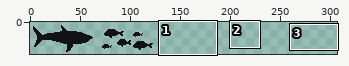
Two states of a sprite sheet, Assets/Art/export/background_fish.png. Above, an overview of the earlier version with the close-up marked.
Close-up. The starting point:
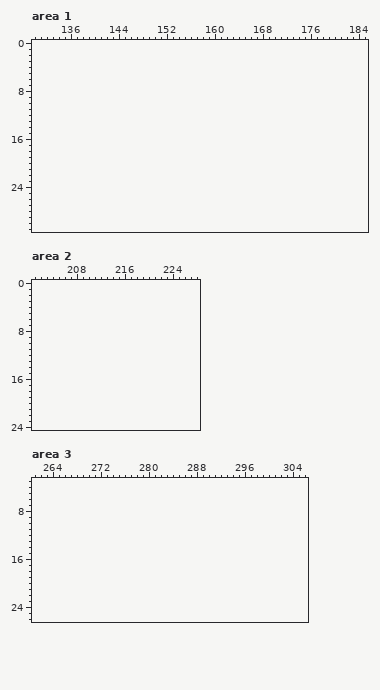
The file is 128x32 pixels. Shown: area 1: x 130..185, y 0..31; area 2: x 201..228, y 0..24; area 3: x 261..306, y 3..26. The old version is drawn lined up with the new one, on the new canvas. The wide view leaves out empty margins.
The result:
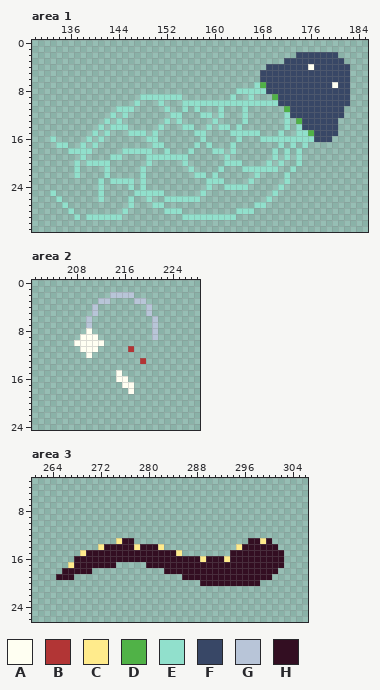
Palette (. is transparent): A #fffff2  B #b23535  C #ffeb8c  D #50b247  E #91e0cc  F #384766  G #b8c5d8  H #330e22
Commit: Add deep see background fish
Change:
canvas 128x32 -> 320x32
Changed rows in their new state; - is an unchanged pixel.
Area 1:
first column x 133:
 2 -----------------------------------------FFFFFFF--
 3 ---------------------------------------FFFFFFFFFF-
 4 ------------------------------------FFFFFFFAFFFFFF
 5 -----------------------------------FFFFFFFFFFFFFFF
 6 -----------------------------------FFFFFFFFFFFFFFF
 7 ----------------------------------EDFFFFFFFFFFFAFF
 8 -------------------------------EEEEEFFFFFFFFFFFFFF
 9 ---------------EEEEEEE--------E--E---DFFFFFFFFFFFF
10 --------------E---E---EEEEEEEEEEEEEEEEFFFFFFFFFFFF
11 -----------EEE-----E--E-E---E---E------DFFFFFFFFF-
12 ----------E-E-------EE---EE-E---E------EFFFFFFFFF-
13 ---------E-E-------E-E-----E----E------E-DFFFFFF--
14 --------E-EEE-----E---EE--E-EE-E-------E-EFFFFFF--
15 -------E-E---EEE-E------EE----EEEEE---E--EEDFFFF--
16 E-----E-E-------EE-------E-----E---EEEEEEEEEFFF---
17 -EE--E-E---------EE-----E-E---E-------E-E-E-------
18 ---EEEE-----EEEEE--E---E---EE-E------E-E-E--------
19 -----E----EE----EEEEEEE------E-------E-E-E--------
20 ----E-EEEE------E-----E------EEE----E-E--E--------
21 ----E----E-----E-------E----E---EEEEEE--E---------
22 ----E----E-----E--------EE-E------E----E----------
23 --------E-EEEE-E----------EEE----E-----E----------
24 --------E----E-E----------E--EEEE-----E-----------
25 E-------E-----EEEEE------E-----------E------------
26 -E------E----E--E--EEEEEE-----------E-------------
27 --E----------E---EE---------------EE--------------
28 ---E--------E------EEE---------EEE----------------
29 ----E-EEEEEE----------EEEEEEEEE-------------------
Area 2:
first column x 208:
 2 ------GGGG----
 3 ----GG----GG--
 4 ---G--------G-
 5 ---G--------G-
 6 --G----------G
 7 --G----------G
 8 --A----------G
 9 -AAA---------G
10 AAAAA---------
11 -AAA-----B----
12 --A-----------
13 -----------B--
15 -------A------
16 -------AA-----
17 --------AA----
18 ---------A----
Area 3:
first column x 265:
13 ----------CHH-------------------HHCH--
14 -------CHHHHHCHHHC------------CHHHHHH-
15 ----CHHHHHHHHHHHHHHHC--------HHHHHHHHH
16 ---HHHHHHHHHHHHHHHHHHHHHCHHHCHHHHHHHHH
17 --CHHHHHHH-----HHHHHHHHHHHHHHHHHHHHHHH
18 -HHHHH------------HHHHHHHHHHHHHHHHHHH-
19 HHH------------------HHHHHHHHHHHHHHH--
20 ------------------------HHHHHHHHHH----
Changed places in both close-ups, as pixel boxes (x1, y1, x2, y2):
added: (50, 52, 350, 220)
added: (74, 292, 158, 394)
added: (56, 538, 284, 586)
